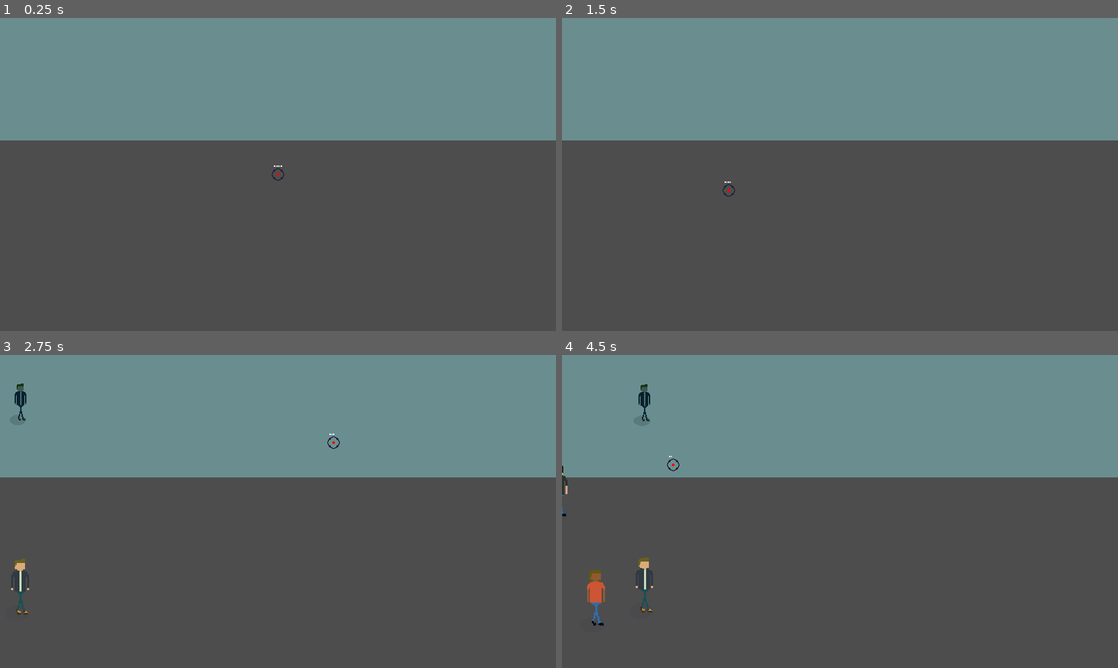
Above: before the commit, frames 1-4 (two rows, left to right).
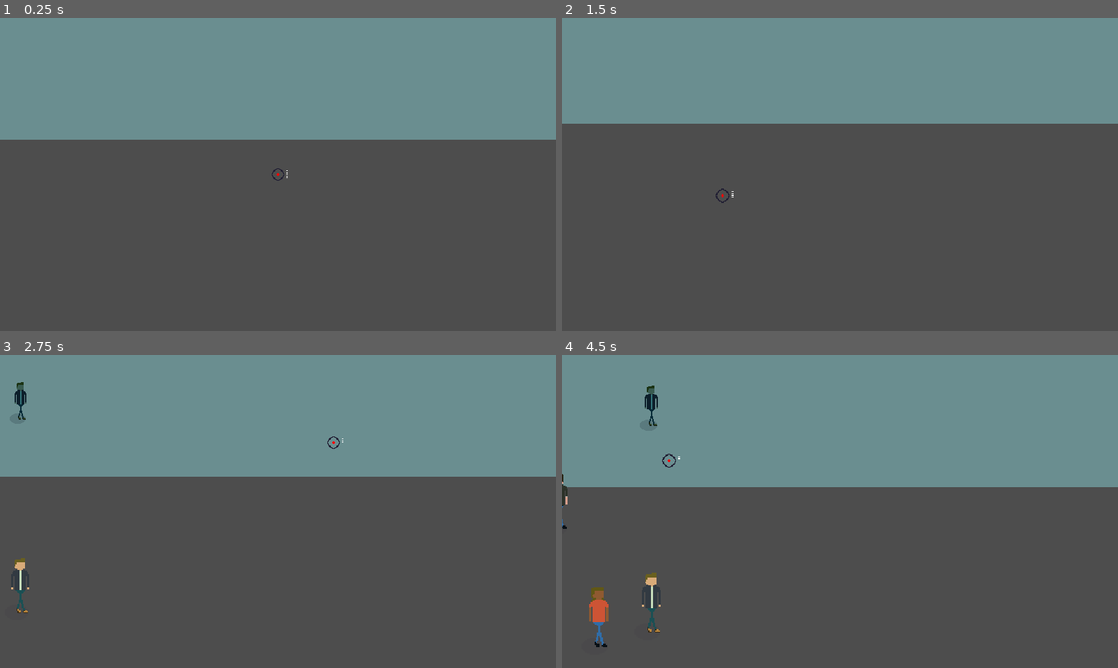
Above: after the commit, the same moments.

Repository: Niimphu/GWJ75
Game: Godot game, scene res://scenes/levels/level.tscn
The game is run twice, just before and just after one commit, with the same random seed, the same clock (stepped at 60 frames per second) and the same inputs. Sound files missing from this copy of the repository are replaced by a short silence.
Inputs (mouse positions are in pixels of both pictures, inside the frame that each line leads up to):
- Up to frame 1 (0.25 s): no input
- Up to frame 2 (1.5 s): tap Enter at 0.5 s; move the mouse to (962, 158) at 0.52 s; hold D (right) 0.53-1.28 s; click (962, 158) at 0.6 s; right-click (962, 158) at 0.8 s; tap Space at 1.25 s; move the mouse to (728, 190) at 1.27 s; hold Down (ui_down) from 1.28 s (still down); right-click (728, 190) at 1.35 s
- Up to frame 3 (2.75 s): click (166, 527) at 1.55 s; tap Enter at 2 s; move the mouse to (333, 442) at 2.02 s; release Down (ui_down) at 2.03 s; hold D (right) from 2.03 s (still down); click (333, 442) at 2.1 s; right-click (333, 442) at 2.3 s
- Up to frame 4 (4.5 s): move the mouse to (584, 586) at 2.77 s; release D (right) at 2.78 s; hold Up (ui_up) 2.78-3.53 s; right-click (584, 586) at 2.85 s; click (584, 586) at 3.05 s; move the mouse to (562, 596) at 3.52 s; hold A (left) from 3.53 s (still down); click (562, 596) at 3.6 s; right-click (562, 596) at 3.8 s; tap R (reload) at 4.15 s; move the mouse to (673, 464) at 4.27 s; right-click (673, 464) at 4.35 s

The runs differ from the first frame. In frame 1, 0.2% of the frame differs, in the area x 0-100%, y 38-52%; in frame 2, 5.4%, in the area x 0-100%, y 33-60%; in frame 3, 0.3%; in frame 4, 4.5%.

Commit message:
looking good

Diff:
--- a/scenes/entities/character.gd
+++ b/scenes/entities/character.gd
@@ -24,7 +24,7 @@
 var legs: int
 
 signal kill
-signal fin
+signal fin(is_vampire: bool)
 signal mouse_on(character: CharacterBody2D)
 signal mouse_off(character: CharacterBody2D)
 
@@ -121,11 +121,7 @@
 
 func reached_goal() -> void:
 	Animator.play("fade")
-	fin.emit()
-	if is_vampire:
-		pass
-	else:
-		pass
+	fin.emit(is_vampire)
 
 
 func die(_anim_name = null) -> void:
--- a/scenes/entities/character_reflection.gd
+++ b/scenes/entities/character_reflection.gd
@@ -49,7 +49,7 @@
 	scale = Vector2(scale_factor, scale_factor)
 
 
-func goal_reached() -> void:
+func goal_reached(_is_vampire: bool) -> void:
 	Animator.play("fade")
 	await Animator.animation_finished
 	queue_free()
--- a/scenes/levels/level.gd
+++ b/scenes/levels/game.gd
@@ -10,19 +10,26 @@
 @export var rate: float = 1.2
 
 @onready var Camera: Camera2D = $Camera2D
+@onready var CameraTracker := $Gun/Sprite2D/RemoteTransform2D
 @onready var Characters: Node2D = $Characters
 @onready var Reflections: Node2D = $Window/Reflections
 @onready var Spawner: Line2D = $Spawner
 @onready var Gun: Node2D = $Gun
 @onready var HitSound := $Hit
 @onready var MissSound := $Miss
+@onready var Animator := $AnimationPlayer
+@onready var screen_centre := Camera.get_screen_center_position()
 
 var time := 0.0
 var vampire_rate := 3
 var spawns_since_vampire := 0
 var runners_can_spawn = false
+var characters_under_mouse: Array
 
-var characters_under_mouse: Array
+var civilians_survived := 0
+var civilians_killed := 0
+var vampires_survived := 0
+var vampires_killed := 0
 
 func _ready():
 	Spawner.mirror_bottom = $Window.bottom_edge
@@ -30,7 +37,6 @@
 	$DifficultyTimer.wait_time = difficulty_timer
 	get_tree().create_timer(30).timeout.connect(spawn_runners)
 	Input.mouse_mode = Input.MOUSE_MODE_HIDDEN
-
 
 func _physics_process(delta):
 	time += delta
@@ -44,6 +50,14 @@
 		shoot()
 	elif Input.is_action_just_pressed("reload"):
 		Gun.reload()
+	if Input.is_action_just_pressed("right_click"):
+		var zoom_tween = get_tree().create_tween()
+		zoom_tween.tween_property(Camera, "zoom", Vector2.ONE * 1.3, 0.1)
+		CameraTracker.update_position = false
+	elif Input.is_action_just_released("right_click"):
+		CameraTracker.update_position = true
+		var zoom_tween = get_tree().create_tween()
+		zoom_tween.tween_property(Camera, "zoom", Vector2.ONE, 0.1)
 
 
 func shoot() -> void:
@@ -67,6 +81,10 @@
 	HitSound.play()
 	characters_under_mouse.erase(shot_character)
 	shot_character.be_shot()
+	if shot_character.is_vampire:
+		vampires_killed += 1
+	else:
+		civilians_killed += 1
 
 
 func spawn_runners() -> void:
@@ -84,6 +102,15 @@
 
 	new_character.mouse_on.connect(mouse_over_character)
 	new_character.mouse_off.connect(mouse_off_character)
+	new_character.fin.connect(character_reached_goal)
+
+
+func character_reached_goal(is_vampire: bool) -> void:
+	if is_vampire:
+		vampires_survived += 1
+		Animator.play("flash_red")
+	else:
+		civilians_survived += 1
 
 
 func _on_difficulty_timer_timeout():
--- a/scenes/levels/level.tscn
+++ b/scenes/levels/level.tscn
@@ -1,6 +1,6 @@
-[gd_scene load_steps=25 format=3 uid="uid://btrevly7ubaqd"]
-
-[ext_resource type="Script" path="res://scenes/levels/level.gd" id="1_kxtrn"]
+[gd_scene load_steps=28 format=3 uid="uid://btrevly7ubaqd"]
+
+[ext_resource type="Script" path="res://scenes/levels/game.gd" id="1_kxtrn"]
 [ext_resource type="Script" path="res://scenes/levels/reflector.gd" id="2_3rbnu"]
 [ext_resource type="Texture2D" uid="uid://b6ijujv7c72kg" path="res://assets/images/Base.png" id="2_ko1fk"]
 [ext_resource type="Texture2D" uid="uid://cix436jju2t3p" path="res://assets/images/Body.png" id="3_v0q4i"]
@@ -18,12 +18,65 @@
 [ext_resource type="Texture2D" uid="uid://bi6p0840fhmsd" path="res://assets/images/Crosshair.png" id="13_od8b1"]
 [ext_resource type="AudioStream" uid="uid://d02ijr38072mb" path="res://assets/sounds/ReadyWeapon.mp3" id="15_6ykvs"]
 [ext_resource type="Texture2D" uid="uid://bf1tkmukeulq8" path="res://assets/images/Bullets.png" id="16_wdyo0"]
-[ext_resource type="AudioStream" uid="uid://pobilbnpdwpb" path="res://assets/sounds/Safety3.mp3" id="18_xobu1"]
+[ext_resource type="AudioStream" uid="uid://bpwx2luw453vx" path="res://assets/sounds/Empty.mp3" id="19_dhhhc"]
+
+[sub_resource type="Animation" id="Animation_gsc1o"]
+resource_name = "flash_red"
+length = 0.5
+step = 0.1
+tracks/0/type = "value"
+tracks/0/imported = false
+tracks/0/enabled = true
+tracks/0/path = NodePath("Game/Overlay:color")
+tracks/0/interp = 1
+tracks/0/loop_wrap = true
+tracks/0/keys = {
+"times": PackedFloat32Array(0, 0.1, 0.5),
+"transitions": PackedFloat32Array(1, 1, 1),
+"update": 0,
+"values": [Color(1, 1, 1, 0), Color(1, 0, 0, 0.360784), Color(1, 1, 1, 0)]
+}
+
+[sub_resource type="Animation" id="Animation_ae7k8"]
+length = 0.001
+tracks/0/type = "value"
+tracks/0/imported = false
+tracks/0/enabled = true
+tracks/0/path = NodePath("Game/Overlay:color")
+tracks/0/interp = 1
+tracks/0/loop_wrap = true
+tracks/0/keys = {
+"times": PackedFloat32Array(0),
+"transitions": PackedFloat32Array(1),
+"update": 0,
+"values": [Color(1, 1, 1, 0)]
+}
+
+[sub_resource type="AnimationLibrary" id="AnimationLibrary_fi0rd"]
+_data = {
+"RESET": SubResource("Animation_ae7k8"),
+"flash_red": SubResource("Animation_gsc1o")
+}
 
 [sub_resource type="RectangleShape2D" id="RectangleShape2D_457q7"]
 size = Vector2(1724, 311)
 
 [sub_resource type="WorldBoundaryShape2D" id="WorldBoundaryShape2D_2c4es"]
+
+[sub_resource type="Animation" id="Animation_w2grq"]
+length = 0.001
+tracks/0/type = "value"
+tracks/0/imported = false
+tracks/0/enabled = true
+tracks/0/path = NodePath("Sprite2D:offset")
+tracks/0/interp = 1
+tracks/0/loop_wrap = true
+tracks/0/keys = {
+"times": PackedFloat32Array(0),
+"transitions": PackedFloat32Array(1),
+"update": 0,
+"values": [Vector2(0, 0)]
+}
 
 [sub_resource type="Animation" id="Animation_hqxa3"]
 resource_name = "recoil"
@@ -39,22 +92,7 @@
 "times": PackedFloat32Array(0, 0.05, 0.1, 0.15),
 "transitions": PackedFloat32Array(1, 1, 1, 1),
 "update": 0,
-"values": [Vector2(0, 0), Vector2(0, -4), Vector2(0, 2), Vector2(0, 0)]
-}
-
-[sub_resource type="Animation" id="Animation_w2grq"]
-length = 0.001
-tracks/0/type = "value"
-tracks/0/imported = false
-tracks/0/enabled = true
-tracks/0/path = NodePath("Sprite2D:offset")
-tracks/0/interp = 1
-tracks/0/loop_wrap = true
-tracks/0/keys = {
-"times": PackedFloat32Array(0),
-"transitions": PackedFloat32Array(1),
-"update": 0,
-"values": [Vector2(0, 0)]
+"values": [Vector2(0, 0), Vector2(0, -7), Vector2(0, 3), Vector2(0, 0)]
 }
 
 [sub_resource type="AnimationLibrary" id="AnimationLibrary_1piig"]
@@ -64,25 +102,37 @@
 }
 
 [node name="Level" type="Node2D"]
+
+[node name="Game" type="Node2D" parent="."]
 script = ExtResource("1_kxtrn")
 
-[node name="SpritePreloader" type="ResourcePreloader" parent="."]
+[node name="SpritePreloader" type="ResourcePreloader" parent="Game"]
 resources = [PackedStringArray("Base", "Body", "Face", "Legs", "Shadow"), [ExtResource("2_ko1fk"), ExtResource("3_v0q4i"), ExtResource("4_vf3l2"), ExtResource("5_gercw"), ExtResource("6_h1hdc")]]
 script = ExtResource("6_jfv5j")
 
-[node name="AmbientNoise" type="AudioStreamPlayer" parent="."]
+[node name="AnimationPlayer" type="AnimationPlayer" parent="Game"]
+root_node = NodePath("../..")
+libraries = {
+"": SubResource("AnimationLibrary_fi0rd")
+}
+
+[node name="AmbientNoise" type="AudioStreamPlayer" parent="Game"]
 stream = ExtResource("8_qiqak")
+volume_db = -5.0
 autoplay = true
 bus = &"Environment"
-
-[node name="Hit" type="AudioStreamPlayer" parent="."]
+parameters/looping = true
+
+[node name="Hit" type="AudioStreamPlayer" parent="Game"]
 stream = ExtResource("9_vogts")
 pitch_scale = 3.0
-
-[node name="Miss" type="AudioStreamPlayer" parent="."]
+bus = &"SFX"
+
+[node name="Miss" type="AudioStreamPlayer" parent="Game"]
 stream = ExtResource("13_5v24y")
-
-[node name="Window" type="Control" parent="."]
+bus = &"SFX"
+
+[node name="Window" type="Control" parent="Game"]
 modulate = Color(0.494118, 0.662745, 0.670588, 1)
 clip_contents = true
 custom_minimum_size = Vector2(2500, 300)
@@ -95,7 +145,7 @@
 mouse_filter = 2
 script = ExtResource("2_3rbnu")
 
-[node name="ColorRect" type="ColorRect" parent="Window"]
+[node name="ColorRect" type="ColorRect" parent="Game/Window"]
 layout_mode = 1
 anchors_preset = 15
 anchor_right = 1.0
@@ -109,49 +159,49 @@
 mouse_filter = 2
 color = Color(0.838897, 0.838897, 0.838897, 1)
 
-[node name="StaticBody2D" type="StaticBody2D" parent="Window"]
-
-[node name="CollisionShape2D" type="CollisionShape2D" parent="Window/StaticBody2D"]
+[node name="StaticBody2D" type="StaticBody2D" parent="Game/Window"]
+
+[node name="CollisionShape2D" type="CollisionShape2D" parent="Game/Window/StaticBody2D"]
 position = Vector2(812, 146)
 shape = SubResource("RectangleShape2D_457q7")
 
-[node name="CollisionShape2D2" type="CollisionShape2D" parent="Window/StaticBody2D"]
+[node name="CollisionShape2D2" type="CollisionShape2D" parent="Game/Window/StaticBody2D"]
 position = Vector2(813, 502)
 shape = SubResource("WorldBoundaryShape2D_2c4es")
 
-[node name="Reflections" type="Node2D" parent="Window"]
+[node name="Reflections" type="Node2D" parent="Game/Window"]
 y_sort_enabled = true
 
-[node name="DifficultyTimer" type="Timer" parent="."]
+[node name="DifficultyTimer" type="Timer" parent="Game"]
 wait_time = 20.0
 autostart = true
 
-[node name="Spawner" type="Line2D" parent="."]
+[node name="Spawner" type="Line2D" parent="Game"]
 position = Vector2(-97, 172)
 points = PackedVector2Array(57, -19, 57, 153)
 script = ExtResource("7_noj8o")
 
-[node name="Goal" type="Area2D" parent="."]
+[node name="Goal" type="Area2D" parent="Game"]
 position = Vector2(666, 240)
 collision_layer = 4
 script = ExtResource("9_ephsm")
 
-[node name="CollisionShape2D" type="CollisionPolygon2D" parent="Goal"]
+[node name="CollisionShape2D" type="CollisionPolygon2D" parent="Game/Goal"]
 position = Vector2(-121, -32)
 polygon = PackedVector2Array(5, -68, 42, -68, 104, 162, 75, 162)
 
-[node name="Characters" type="Node2D" parent="."]
+[node name="Characters" type="Node2D" parent="Game"]
 y_sort_enabled = true
 
-[node name="UI" type="Control" parent="."]
+[node name="UI" type="Control" parent="Game"]
 custom_minimum_size = Vector2(640, 360)
 layout_mode = 3
 anchors_preset = 0
-offset_right = 40.0
-offset_bottom = 40.0
-mouse_filter = 2
-
-[node name="MarginContainer" type="MarginContainer" parent="UI"]
+offset_right = 640.0
+offset_bottom = 360.0
+mouse_filter = 2
+
+[node name="MarginContainer" type="MarginContainer" parent="Game/UI"]
 layout_mode = 1
 anchors_preset = 15
 anchor_right = 1.0
@@ -163,60 +213,80 @@
 theme_override_constants/margin_right = 10
 theme_override_constants/margin_bottom = 10
 
-[node name="VBoxContainer" type="VBoxContainer" parent="UI/MarginContainer"]
+[node name="VBoxContainer" type="VBoxContainer" parent="Game/UI/MarginContainer"]
 layout_mode = 2
 
-[node name="Gun" type="Node2D" parent="."]
+[node name="Overlay" type="ColorRect" parent="Game"]
+offset_right = 641.0
+offset_bottom = 360.0
+size_flags_horizontal = 3
+size_flags_vertical = 3
+mouse_filter = 2
+color = Color(1, 1, 1, 0)
+
+[node name="Gun" type="Node2D" parent="Game"]
 script = ExtResource("12_mpnxf")
 
-[node name="Sprite2D" type="Sprite2D" parent="Gun"]
+[node name="Sprite2D" type="Sprite2D" parent="Game/Gun"]
 texture = ExtResource("13_od8b1")
 
-[node name="TextureProgressBar" type="TextureProgressBar" parent="Gun/Sprite2D"]
-offset_left = -4.71809
-offset_top = -11.3738
-offset_right = 35.2819
-offset_bottom = 28.6262
+[node name="TextureProgressBar" type="TextureProgressBar" parent="Game/Gun/Sprite2D"]
+offset_left = 12.0976
+offset_top = -5.24887
+offset_right = 52.0976
+offset_bottom = 34.7511
+rotation = 1.5708
 mouse_filter = 2
 max_value = 5.0
 value = 5.0
 texture_progress = ExtResource("16_wdyo0")
 texture_progress_offset = Vector2(0.47, 0.515)
 
-[node name="AnimationPlayer" type="AnimationPlayer" parent="Gun"]
+[node name="RemoteTransform2D" type="RemoteTransform2D" parent="Game/Gun/Sprite2D"]
+remote_path = NodePath("../../../Camera2D")
+
+[node name="AnimationPlayer" type="AnimationPlayer" parent="Game/Gun"]
 libraries = {
 "": SubResource("AnimationLibrary_1piig")
 }
 
-[node name="Reload" type="AudioStreamPlayer" parent="Gun"]
+[node name="Reload" type="AudioStreamPlayer" parent="Game/Gun"]
 stream = ExtResource("13_ib133")
 pitch_scale = 1.5
-
-[node name="Shoot" type="AudioStreamPlayer" parent="Gun"]
+bus = &"SFX"
+
+[node name="Shoot" type="AudioStreamPlayer" parent="Game/Gun"]
 stream = ExtResource("13_5v24y")
 pitch_scale = 2.33
-
-[node name="Ready" type="AudioStreamPlayer" parent="Gun"]
+bus = &"SFX"
+
+[node name="Ready" type="AudioStreamPlayer" parent="Game/Gun"]
 stream = ExtResource("15_6ykvs")
-pitch_scale = 2.0
-
-[node name="Empty" type="AudioStreamPlayer" parent="Gun"]
-stream = ExtResource("18_xobu1")
-volume_db = -5.0
-
-[node name="CockingTimer" type="Timer" parent="Gun"]
+pitch_scale = 2.5
+bus = &"SFX"
+
+[node name="Empty" type="AudioStreamPlayer" parent="Game/Gun"]
+stream = ExtResource("19_dhhhc")
+bus = &"SFX"
+
+[node name="CockingTimer" type="Timer" parent="Game/Gun"]
 wait_time = 0.6
 one_shot = true
 
-[node name="ReloadTimer" type="Timer" parent="Gun"]
+[node name="ReloadTimer" type="Timer" parent="Game/Gun"]
 wait_time = 1.5
 one_shot = true
 
-[node name="Camera2D" type="Camera2D" parent="."]
-position = Vector2(320, 179)
-
-[connection signal="timeout" from="DifficultyTimer" to="." method="_on_difficulty_timer_timeout"]
-[connection signal="body_entered" from="Goal" to="Goal" method="_on_body_entered"]
-[connection signal="finished" from="Gun/Shoot" to="Gun" method="_on_shoot_finished"]
-[connection signal="timeout" from="Gun/CockingTimer" to="Gun" method="_on_cocking_timer_timeout"]
-[connection signal="timeout" from="Gun/ReloadTimer" to="Gun" method="_on_reload_timer_timeout"]
+[node name="Camera2D" type="Camera2D" parent="Game"]
+limit_left = 0
+limit_top = 0
+limit_right = 640
+limit_bottom = 360
+position_smoothing_enabled = true
+position_smoothing_speed = 10.0
+
+[connection signal="timeout" from="Game/DifficultyTimer" to="." method="_on_difficulty_timer_timeout"]
+[connection signal="body_entered" from="Game/Goal" to="Game/Goal" method="_on_body_entered"]
+[connection signal="finished" from="Game/Gun/Shoot" to="Game/Gun" method="_on_shoot_finished"]
+[connection signal="timeout" from="Game/Gun/CockingTimer" to="Game/Gun" method="_on_cocking_timer_timeout"]
+[connection signal="timeout" from="Game/Gun/ReloadTimer" to="Game/Gun" method="_on_reload_timer_timeout"]
Not shown, added: assets/sounds/Empty.mp3.import
Not shown, added: assets/sounds/Empty.mp3
